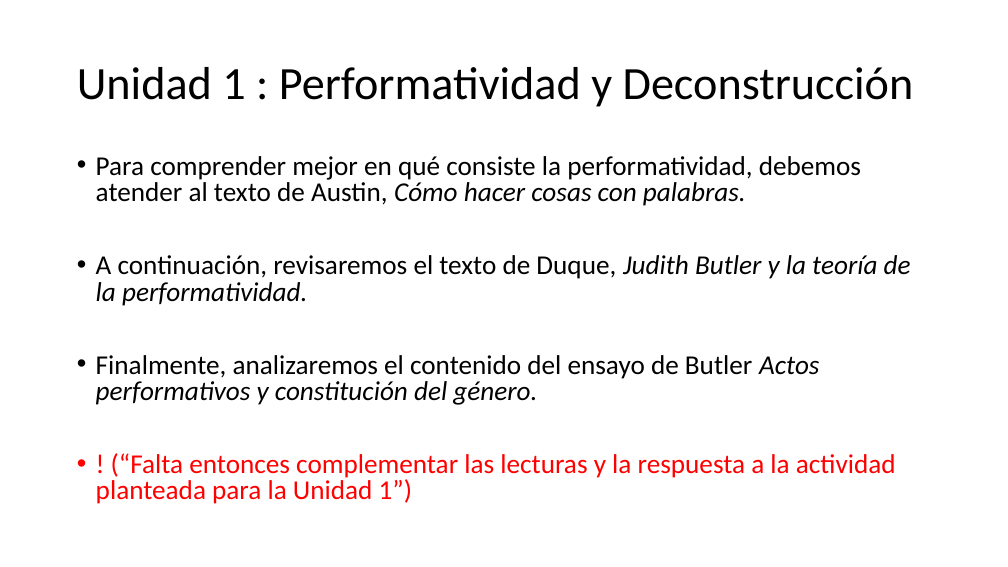
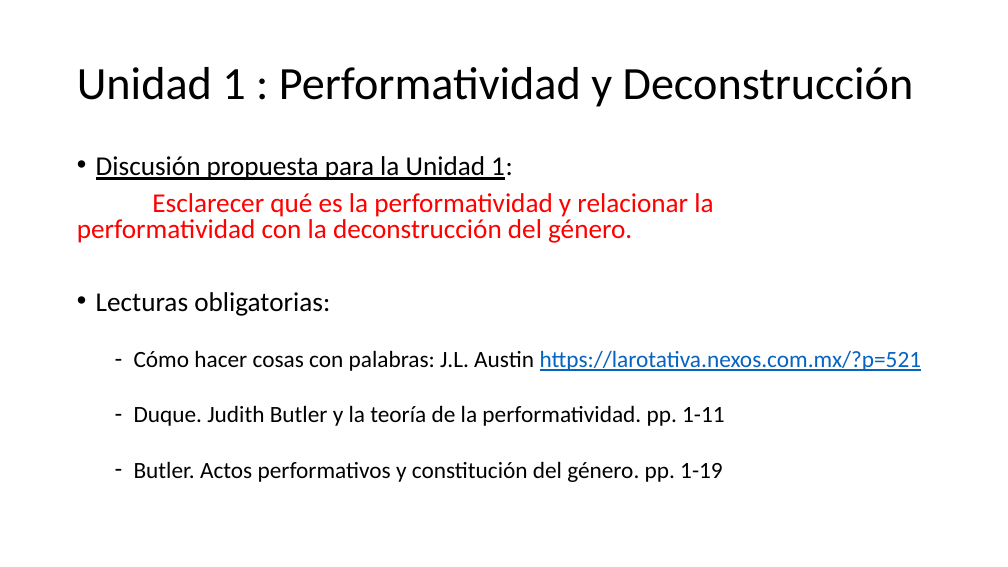
Before and after one commit to zaboltar/zaboltar.github.io, a slide deck: slide 21 of assets uarm/2019 sol-penscri-justfilpol/Judith Butler.pptx (slide 20 before the commit). Drawn at 1008x567 pixels with LibreOffice and Linux fonts; fonts in the diff are those of the drawing. Boxes give left, top, right and bottom in pixels: in the first picture for what was removed or moved away, otherwise in the second. Text is boxed around its words. In the diff, an @@ line names an element or a change of style, - is before the commit and + after.

```diff
--- a/assets uarm/2019 sol-penscri-justfilpol/Judith Butler.pptx
+++ b/assets uarm/2019 sol-penscri-justfilpol/Judith Butler.pptx
@@ text at [77,156,922,482]: text changed; size 25.9 to 22.2 pt @@
-• Para comprender mejor en qué consiste la performatividad, debemos atender al texto de Austin, Cómo hacer cosas con palabras.
-• A continuación, revisaremos el texto de Duque, Judith Butler y la teoría de la performatividad.
-• Finalmente, analizaremos el contenido del ensayo de Butler Actos performativos y constitución del género.
-• ! (“Falta entonces complementar las lecturas y la respuesta a la actividad planteada para la Unidad 1”)
+• Discusión propuesta para la Unidad 1:
+Esclarecer qué es la performatividad y relacionar la performatividad con la deconstrucción del género.
+• Lecturas obligatorias:
+  – Cómo hacer cosas con palabras: J.L. Austin https://larotativa.nexos.com.mx/?p=521
+  – Duque. Judith Butler y la teoría de la performatividad. pp. 1-11
+  – Butler. Actos performativos y constitución del género. pp. 1-19
```
Also in this commit, not shown: 10 other slides changed, 17 slides added, 3 other files.
